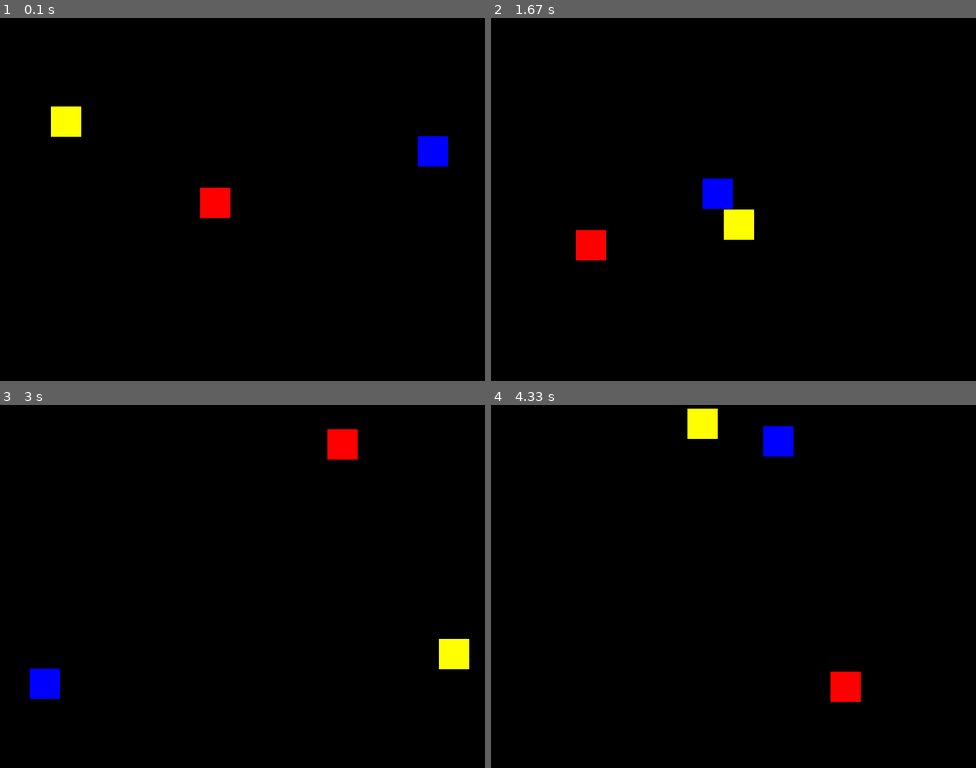
Above: before the commit, frames 1-4 (two rows, left to right).
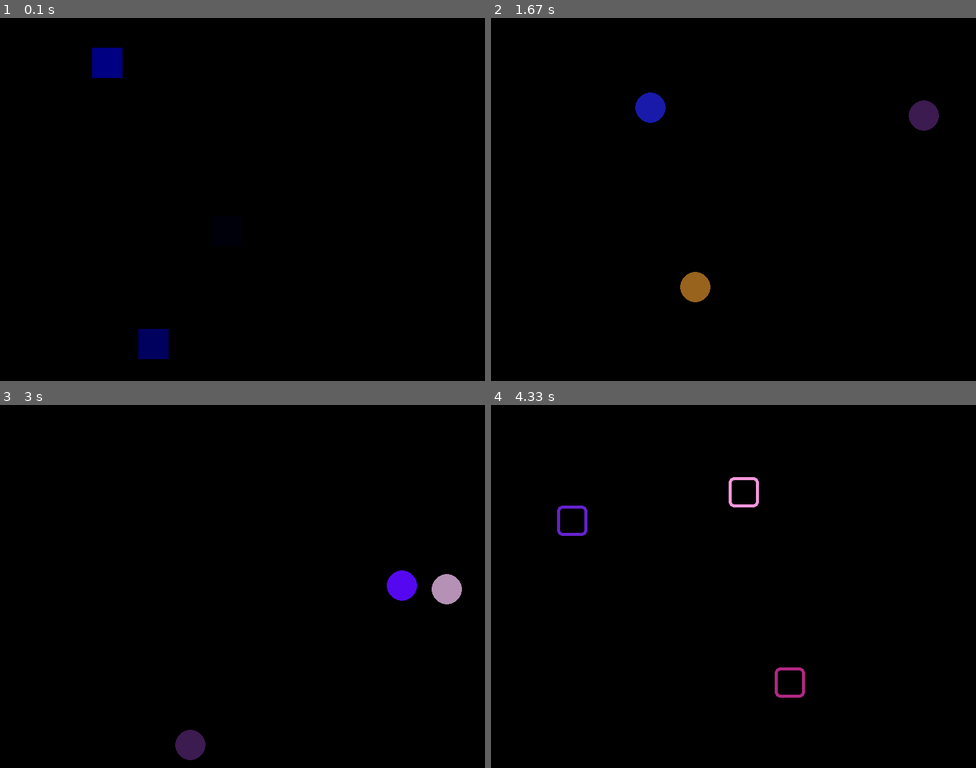
Above: after the commit, the same moments.

Repository: ThomasSzy/Nuevo_Cuatri_Progra
Game: pygame game, started from clase_7_Colores_figuras/src/main.py
Two runs of this game, one before a commit and one after it. Both use one fixed random seed, a clock stepped at 60 frames per second and the inputs below.
Inputs:
- Up to frame 1 (0.1 s): no input
- Up to frame 2 (1.67 s): no input
- Up to frame 3 (3 s): no input
- Up to frame 4 (4.33 s): no input

The runs differ from the first frame. In frame 1, 2.6% of the frame differs, in the area x 10-93%, y 8-94%; in frame 2, 2.8%, in the area x 17-93%, y 20-79%; in frame 3, 2.8%; in frame 4, 2.1%.

Commit message:
entorno_stark00

Diff:
--- /dev/null
+++ b/Trabajos_Practicos/stark_00/entorno_stark/pyvenv.cfg
@@ -0,0 +1,5 @@
+home = C:\Users\Thomas\AppData\Local\Programs\Python\Python311
+include-system-site-packages = false
+version = 3.11.3
+executable = C:\Users\Thomas\AppData\Local\Programs\Python\Python311\python.exe
+command = C:\Users\Thomas\AppData\Local\Programs\Python\Python311\python.exe -m venv C:\Users\Thomas\Desktop\Nuevo Cuatri Progra\Trabajos_Practicos\entorno_stark
--- a/Trabajos_Practicos/stark_01/funciones.py
+++ b/Trabajos_Practicos/stark_01/funciones.py
@@ -123,23 +123,19 @@
     return promedio
 
 
-
-
-
-
 def contar_colores_personaje(lista: list, key) -> dict:
     # Creamos un diccionario para almacenar las cuentas de cada tipo de color de ojos
     cuentas_colores = {}
 
     for personaje in lista:
         color_personaje = personaje[key]
-        # Obtenemos el color de ojos o "Desconocido" si no está especificado
 
         # Verificamos si el color de ojos ya existe en el diccionario, si no, lo inicializamos en 0
         if color_personaje not in cuentas_colores:
             cuentas_colores[color_personaje] = 0
 
-        cuentas_colores[color_personaje] += 1
+        if color_personaje in cuentas_colores:
+            cuentas_colores[color_personaje] += 1
     return cuentas_colores
 
 
--- a/clase_7_Colores_figuras/src/config_colores.py
+++ b/clase_7_Colores_figuras/src/config_colores.py
@@ -12,16 +12,32 @@
 SPEED = 5
 
 
-#Medidas
+# Medidas
 radio = 100
 alto = 100
 ancho = 200
 
-#Posiciones
+# Posiciones
 pos_x = 0
 pos_y = 0
 
+
+def color_random(lista_colores):
+    from random import randrange
+
+    return lista_colores[randrange(len(lista_colores))]
+
+
 # Colors
+def color_aleatoreo():
+    from random import randrange
+
+    r = randrange(256)
+    g = randrange(256)
+    b = randrange(256)
+    return (r, g, b)
+
+
 red = (255, 0, 0)
 green = (0, 255, 0)
 blue = (0, 0, 255)
--- a/clase_7_Colores_figuras/src/main.py
+++ b/clase_7_Colores_figuras/src/main.py
@@ -3,6 +3,7 @@
 from sys import *
 from config_colores import *
 from random import randint
+from random import randrange
 
 # Iniciamos Pygame
 # mostramos pantallas
@@ -38,28 +39,61 @@
 # rect_2 = (200, 200, 300, 150)  # instrucciones para dibujar un rectangulo
 #   (x,y)->Ubicacion (300,150) ->Tamaño (Ancho \ Largo)
 
-#IMPORTANTE PARA QUE REBOTE
+# IMPORTANTE PARA QUE REBOTE
 # Como hacer que rebote
 # bajando = True
 # costado = True
 
-#Direcciones
+# Direcciones
 
 UR = 9
 DR = 3
 DL = 1
 UL = 7
-#Rectangulo
+# Rectangulo
 
 
 block_width = 50
-
 block_height = 50
-#Bloque
-
-bloques = [{"rect":pygame.Rect(randint(0, width - block_width),randint(0,height - block_height),block_width, block_height ),"color": red,"dir": DL},
-        {"rect":pygame.Rect(randint(0, width - block_width),randint(0,height - block_height),block_width, block_height),"color": blue,"dir":UR},
-        {"rect":pygame.Rect(randint(0, width - block_width),randint(0,height - block_height),block_width, block_height),"color": yellow,"dir":UL}]
+
+borde = 0
+
+
+radio = -1
+# Bloque
+
+bloques = [
+    {
+        "rect": pygame.Rect(
+            randint(0, width - block_width),
+            randint(0, height - block_height),
+            block_width,
+            block_height,
+        ),
+        "color": color_random(color_aleatoreo()),
+        "dir": DL,
+    },
+    {
+        "rect": pygame.Rect(
+            randint(0, width - block_width),
+            randint(0, height - block_height),
+            block_width,
+            block_height,
+        ),
+        "color": color_random(color_aleatoreo()),
+        "dir": UR,
+    },
+    {
+        "rect": pygame.Rect(
+            randint(0, width - block_width),
+            randint(0, height - block_height),
+            block_width,
+            block_height,
+        ),
+        "color": color_random(color_aleatoreo()),
+        "dir": UL,
+    },
+]
 
 while is_ranning:
     # ----> Tiempo
@@ -70,39 +104,46 @@
         if event.type == pygame.QUIT:
             is_ranning = False
 
-
-
     # ----> ACTUALIZA ELEMENTOS
 
-
-    #Controlo rebote y cambio de direccion
-    #rebote derecha pantalla
+    # Controlo rebote y cambio de direccion
+    # rebote derecha pantalla
     for block in bloques:
-        if block["rect"].right>= width:
+        if block["rect"].right >= width:
             if block["dir"] == DR:
                 block["dir"] = DL
+                block["color"] = color_aleatoreo()
             elif block["dir"] == UR:
                 block["dir"] = UL
-        #rebote izquierda pantalla
+                block["color"] = color_aleatoreo()
+                borde = randrange(25)
+        # rebote izquierda pantalla
         elif block["rect"].left <= 0:
             if block["dir"] == DL:
                 block["dir"] = DR
+                block["color"] = color_aleatoreo()
             elif block["dir"] == UL:
                 block["dir"] = UR
-        #rebote abajo pantalla
+                block["color"] = color_aleatoreo()
+                radio = randrange(80) # -> Circulo
+        # rebote abajo pantalla
         elif block["rect"].bottom >= height:
             if block["dir"] == DR:
                 block["dir"] = UR
+                block["color"] = color_aleatoreo()
             elif block["dir"] == DL:
                 block["dir"] = UL
-        #rebote arriba pantalla
+                block["color"] = color_aleatoreo()
+        # rebote arriba pantalla
         elif block["rect"].top <= 0:
             if block["dir"] == UL:
                 block["dir"] = DL
+                block["color"] = color_aleatoreo()
             elif block["dir"] == UR:
                 block["dir"] = DR
-
-    #Muevo el rectangulo segun la direccion
+                block["color"] = color_aleatoreo()
+
+    # Muevo el rectangulo segun la direccion
     for block in bloques:
         if block["dir"] == DR:
             block["rect"].top += SPEED
@@ -110,27 +151,23 @@
 
         elif block["dir"] == DL:
             block["rect"].left -= SPEED
-            block["rect"].top +=SPEED
+            block["rect"].top += SPEED
 
         elif block["dir"] == UL:
             block["rect"].left -= SPEED
-            block["rect"].top -=SPEED
+            block["rect"].top -= SPEED
 
         elif block["dir"] == UR:
             block["rect"].left += SPEED
-            block["rect"].top -=SPEED
+            block["rect"].top -= SPEED
 
     # ----> Dibujar Pantalla
     screen.fill(black)
     for block in bloques:
-        pygame.draw.rect(screen, block["color"], block["rect"])
-
+        pygame.draw.rect(screen, block["color"], block["rect"], borde, radio)
 
     # ----> Actualiza la pantalla
     pygame.display.flip()
-
-
-
 
     # ----------Como hacer que baje y vuelva de arriba Infinitamente----------#
     # pos_y += 1 -->Lo que hace esto es que y vaya bajando
@@ -183,9 +220,6 @@
     # Rectangulo
     # z = draw.rect(screen, red, (pos_x, pos_y, ancho, alto), 5)
 
-
-
-
     # ----------FIGURAS----------#
 
     # ----------CIRCULO----------#
@@ -213,7 +247,6 @@
     # pygame.draw.rect(Donde?, Color, Rectangulo, [Borde, borde redondeado,])
 
     # ------------Muestra Colores------------#
-
 
 
 pygame.quit()
Not shown, added: Trabajos_Practicos/stark_00/entorno_stark/Scripts/activate
Not shown, added: Trabajos_Practicos/stark_00/requirements.txt
Renamed: Trabajos_Practicos/stark_01/data_stark.py -> Trabajos_Practicos/stark_00/src/data_stark.py
Renamed: Trabajos_Practicos/stark_00/funciones.py -> Trabajos_Practicos/stark_00/src/funciones.py
Renamed: Trabajos_Practicos/stark_00/main.py -> Trabajos_Practicos/stark_00/src/main.py
Renamed: Trabajos_Practicos/stark_00/stark_00.py -> Trabajos_Practicos/stark_00/src/stark_00.py
Not shown, added: Trabajos_Practicos/stark_00/entorno_stark/Include/site/python3.11/pygame/_blit_info.h
Not shown, added: Trabajos_Practicos/stark_00/entorno_stark/Include/site/python3.11/pygame/_camera.h
Not shown, added: Trabajos_Practicos/stark_00/entorno_stark/Include/site/python3.11/pygame/_pygame.h
Not shown, added: Trabajos_Practicos/stark_00/entorno_stark/Include/site/python3.11/pygame/_surface.h
Not shown, added: Trabajos_Practicos/stark_00/entorno_stark/Include/site/python3.11/pygame/camera.h
Not shown, added: Trabajos_Practicos/stark_00/entorno_stark/Include/site/python3.11/pygame/font.h
(and 33 more such lines)
